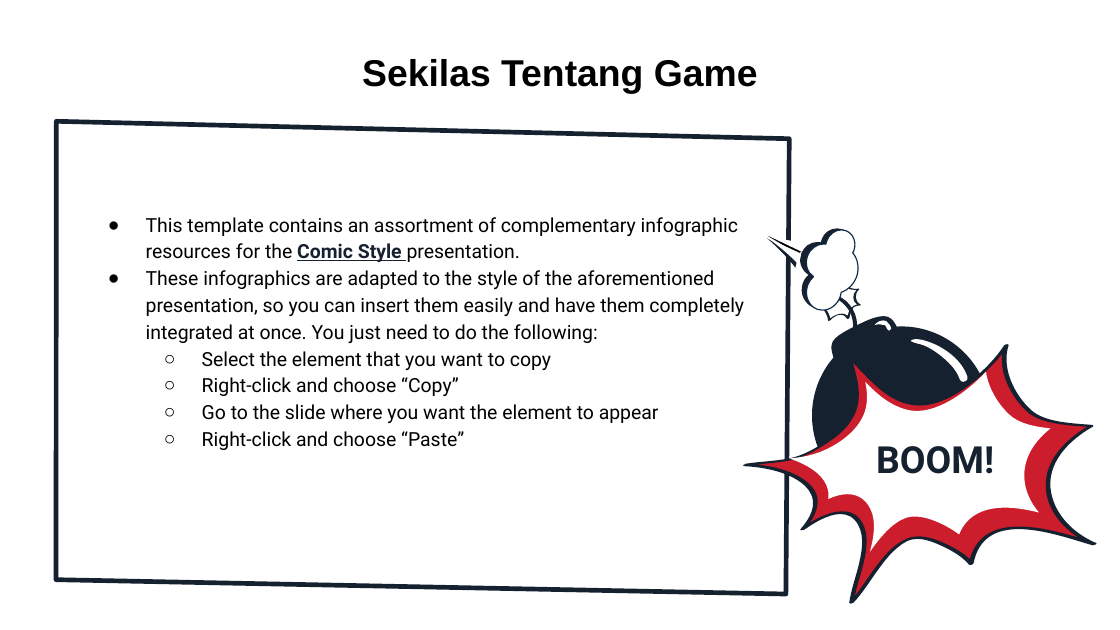
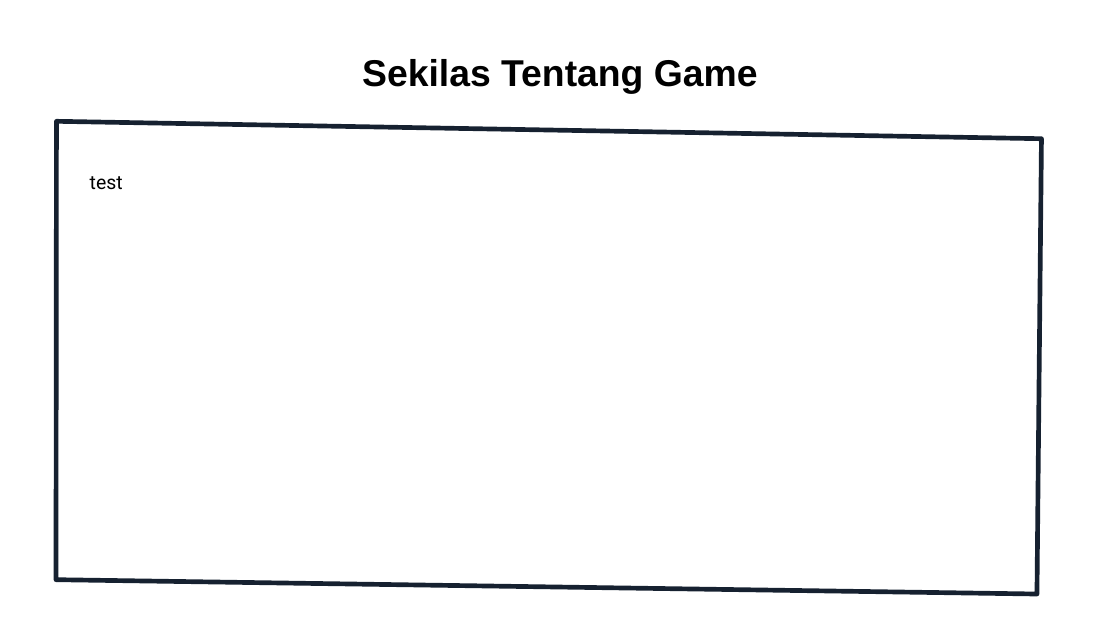
Before and after one commit to Xynyxel/Game, a slide deck: slide 2 of ProjectGame.pptx. Drawn at 1120x630 pixels with LibreOffice and Linux fonts; fonts in the diff are those of the drawing. Boxes give left, top, right and bottom in pixels: in the first picture for what was removed or moved away, otherwise in the second. Text is boxed around its words. In the diff, an @@ line names an element or a change of style, - is before the commit and + after.

Commit message:
Ubah projek game

```diff
--- a/ProjectGame.pptx
+++ b/ProjectGame.pptx
@@ freeform shape: place and size @@
-freeform shape at box(56, 121, 790, 594)
+freeform shape at box(56, 121, 1042, 594)
@@ text at box(90, 176, 123, 190): text changed @@
-● This template contains an assortment of complementary infographic resources for the Comic Style presentation.
-● These infographics are adapted to the style of the aforementioned presentation, so you can insert them easily and have them completely integrated at once. You just need to do the following:
-  ○ Select the element that you want to copy
-  ○ Right-click and choose “Copy”
-  ○ Go to the slide where you want the element to appear
-  ○ Right-click and choose “Paste”
+test
@@ group removed at box(741, 228, 1098, 604): 15 freeform shapes @@
@@ text removed at box(876, 446, 994, 474) @@
-BOOM!
```
Also in this commit, not shown: 1 slide added, 1 slide removed, 1 other file.
